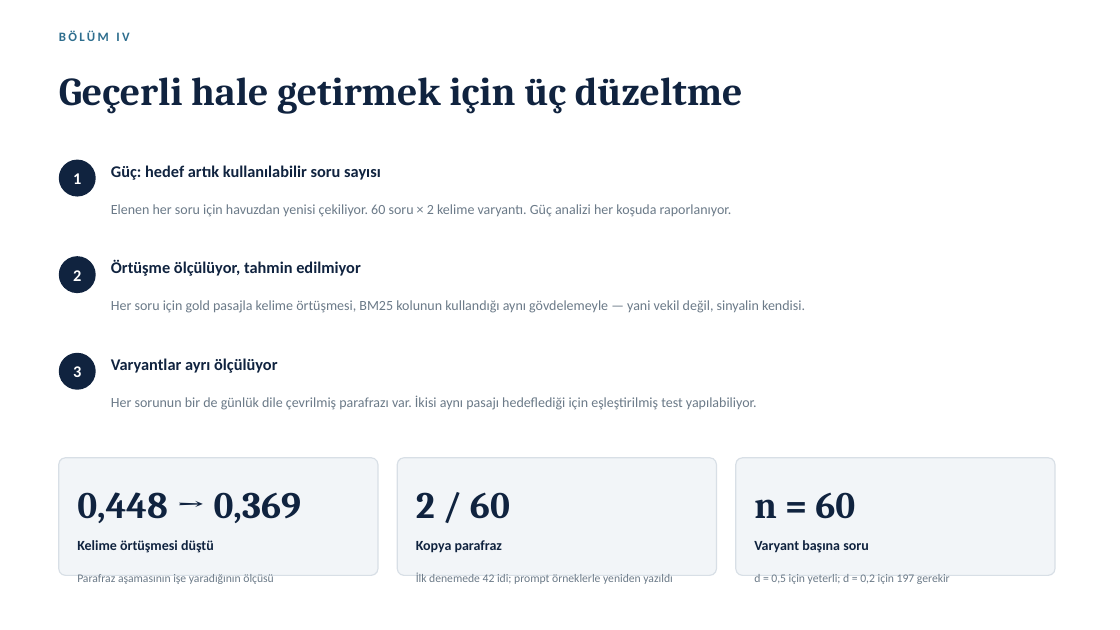
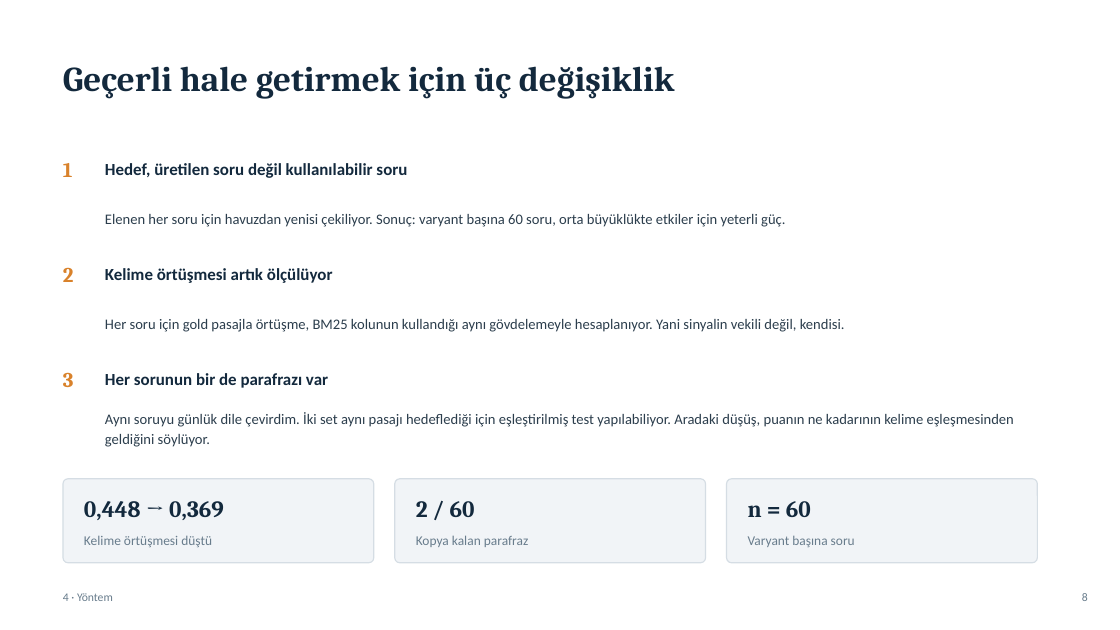
Before and after one commit to Furkanahii/foundry-rag-lab, a slide deck: slide 9 of Foundry-RAG-Lab-Sunum.pptx (slide 15 before the commit). Drawn at 1120x630 pixels with LibreOffice and Linux fonts; fonts in the diff are those of the drawing. Boxes give left, top, right and bottom in pixels: in the first picture for what was removed or moved away, otherwise in the second. Text is boxed around its words. In the diff, an @@ line names an element or a change of style, - is before the commit and + after.

Commit message:
fix(ui): açılışta vektör boyutu boş görünüyordu; sunum yeniden yapılandırıldı
store.stats() embedding_dim'i self.embedding_dim'den okuyordu, ama o alan
ancak vektör yazıldığında veya yoğun arama koştuğunda doluyor. Yeni açılmış
bir indekste None kalıyor ve dashboard 1024 yerine tire gösteriyordu -
demoda görünen bir hata. Artık meta tablosundan okunuyor, builder'daki
aynı sınıf hatanın kardeşi.

Sunum akademik iskelete çevrildi: kapak, içindekiler, problem, sistem,
deneysel kurulum, yöntem, bulgular, demo, sınırlar, sonuç, teşekkür.
Yeniden sıralama bulgusu ve canlı demo yönergeleri eklendi. 20 slayt,
hepsinde konuşmacı notu var.

```diff
--- a/Foundry-RAG-Lab-Sunum.pptx
+++ b/Foundry-RAG-Lab-Sunum.pptx
@@ text removed at bbox=[59, 30, 129, 41] @@
-BÖLÜM IV
@@ text at bbox=[63, 66, 675, 99]: text changed; size 34 to 30 pt; text colour #10233F to #13293D @@
-Geçerli hale getirmek için üç düzeltme
+Geçerli hale getirmek için üç değişiklik
@@ ellipse removed at bbox=[59, 160, 96, 197] @@
@@ size 14 to 18 pt, font Calibri to Cambria, text colour #FFFFFF to #D9822B; alignment centre to left in 3 elements at bbox=[63, 267, 74, 282], bbox=[63, 372, 74, 387], bbox=[63, 163, 73, 177] @@
@@ text at bbox=[105, 163, 407, 178]: text changed; size 14 to 14.5 pt; text colour #10233F to #13293D @@
-Güç: hedef artık kullanılabilir soru sayısı
+Hedef, üretilen soru değil kullanılabilir soru
@@ text at bbox=[105, 214, 785, 227]: text changed; size 12 to 12.5 pt; text colour #6B7A88 to #2C3E4D @@
-Elenen her soru için havuzdan yenisi çekiliyor. 60 soru × 2 kelime varyantı. Güç analizi her koşuda raporlanıyor.
+Elenen her soru için havuzdan yenisi çekiliyor. Sonuç: varyant başına 60 soru, orta büyüklükte etkiler için yeterli güç.
@@ ellipse removed at bbox=[59, 256, 96, 293] @@
@@ text at bbox=[105, 268, 333, 283]: text changed; size 14 to 14.5 pt; text colour #10233F to #13293D @@
-Örtüşme ölçülüyor, tahmin edilmiyor
+Kelime örtüşmesi artık ölçülüyor
@@ text at bbox=[105, 319, 845, 332]: text changed; size 12 to 12.5 pt; text colour #6B7A88 to #2C3E4D @@
-Her soru için gold pasajla kelime örtüşmesi, BM25 kolunun kullandığı aynı gövdelemeyle — yani vekil değil, sinyalin kendisi.
+Her soru için gold pasajla örtüşme, BM25 kolunun kullandığı aynı gövdelemeyle hesaplanıyor. Yani sinyalin vekili değil, kendisi.
@@ ellipse removed at bbox=[59, 353, 96, 390] @@
@@ text removed at bbox=[111, 358, 277, 373] @@
-Varyantlar ayrı ölçülüyor
@@ text "3": place and size @@
-text "3" at bbox=[73, 366, 81, 377]
+text "3" at bbox=[63, 372, 74, 387]
@@ text at bbox=[105, 373, 328, 388]: text changed; size 12 to 14.5 pt; text colour #6B7A88 to #13293D; bold on @@
-Her sorunun bir de günlük dile çevrilmiş parafrazı var. İkisi aynı pasajı hedeflediği için eşleştirilmiş test yapılabiliyor.
+Her sorunun bir de parafrazı var
@@ text added at bbox=[105, 412, 1014, 447], 12.5 pt, text #2C3E4D @@
+Aynı soruyu günlük dile çevirdim. İki set aynı pasajı hedeflediği için eşleştirilmiş test yapılabiliyor. Aradaki düşüş, puanın ne kadarının kelime eşleşmesinden geldiğini söylüyor.
@@ rounded rectangle: place and size @@
-rounded rectangle at bbox=[59, 458, 378, 576]
+rounded rectangle at bbox=[63, 479, 374, 563]
@@ rounded rectangle: place and size @@
-rounded rectangle at bbox=[397, 458, 717, 576]
+rounded rectangle at bbox=[395, 479, 706, 563]
@@ fill #F2F5F8 to #F1F4F7; outline #D8DFE6 1 pt to #D5DDE4 1 pt; proportions changed in 3 elements at bbox=[63, 479, 374, 563], bbox=[395, 479, 706, 563], bbox=[727, 479, 1038, 563] @@
@@ rounded rectangle: place and size @@
-rounded rectangle at bbox=[736, 458, 1055, 576]
+rounded rectangle at bbox=[727, 479, 1038, 563]
@@ text "0,448 → 0,369": place and size @@
-text "0,448 → 0,369" at bbox=[77, 492, 302, 523]
+text "0,448 → 0,369" at bbox=[84, 501, 224, 520]
@@ text "2 / 60": place and size @@
-text "2 / 60" at bbox=[416, 492, 510, 519]
+text "2 / 60" at bbox=[416, 501, 475, 517]
@@ size 32 to 20 pt, text colour #10233F to #13293D in 3 elements at bbox=[84, 501, 224, 520], bbox=[416, 501, 475, 517], bbox=[748, 501, 811, 517] @@
@@ text "n = 60": place and size @@
-text "n = 60" at bbox=[754, 492, 855, 519]
+text "n = 60" at bbox=[748, 501, 811, 517]
@@ text "Kelime örtüşmesi düştü": place and size @@
-text "Kelime örtüşmesi düştü" at bbox=[77, 540, 214, 553]
+text "Kelime örtüşmesi düştü" at bbox=[84, 536, 212, 547]
@@ text "Kelime örtüşmesi düştü" at bbox=[84, 536, 212, 547]: size 12 to 11.5 pt, text colour #10233F to #687C8C, bold off @@
@@ text at bbox=[416, 535, 529, 547]: text changed; size 12 to 11.5 pt; text colour #10233F to #687C8C; bold off @@
-Kopya parafraz
+Kopya kalan parafraz
@@ text "Varyant başına soru" at bbox=[748, 536, 855, 547]: size 12 to 11.5 pt, text colour #10233F to #687C8C, bold off @@
@@ text added at bbox=[63, 593, 113, 601], 10 pt, text #687C8C @@
+4 · Yöntem
@@ text removed at bbox=[77, 574, 274, 584] @@
-Parafraz aşamasının işe yaradığının ölçüsü
@@ text removed at bbox=[416, 572, 672, 584] @@
-İlk denemede 42 idi; prompt örneklerle yeniden yazıldı
@@ text removed at bbox=[754, 574, 950, 584] @@
-d = 0,5 için yeterli; d = 0,2 için 197 gerekir
@@ text added at bbox=[1082, 593, 1088, 601], 10 pt, text #687C8C @@
+8
```
Also in this commit, not shown: 8 other slides changed, 11 slides added, 15 slides removed, 1 other file.
